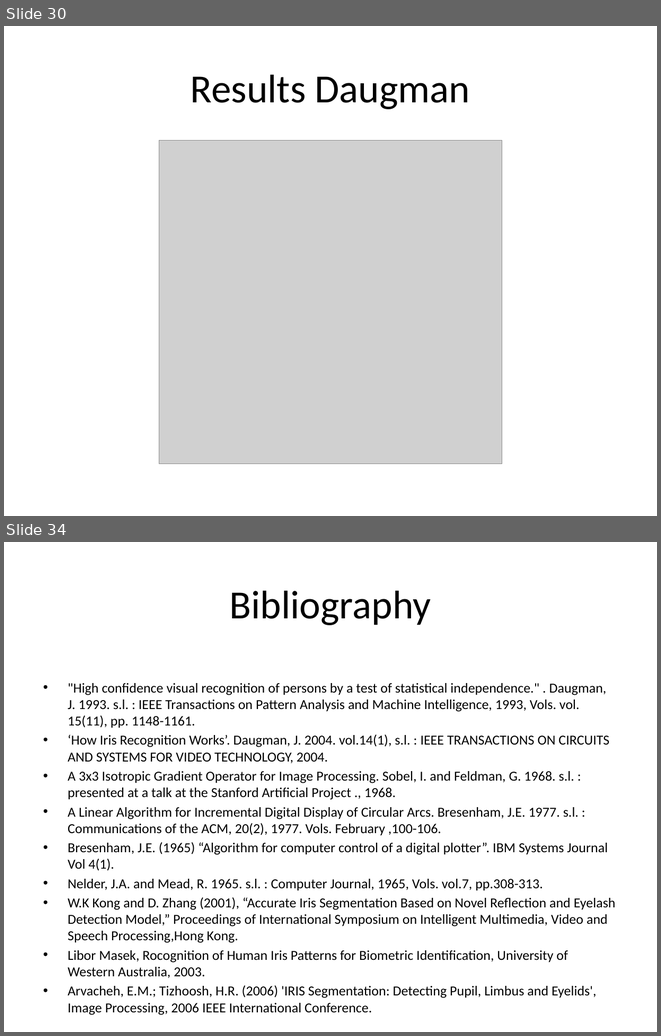
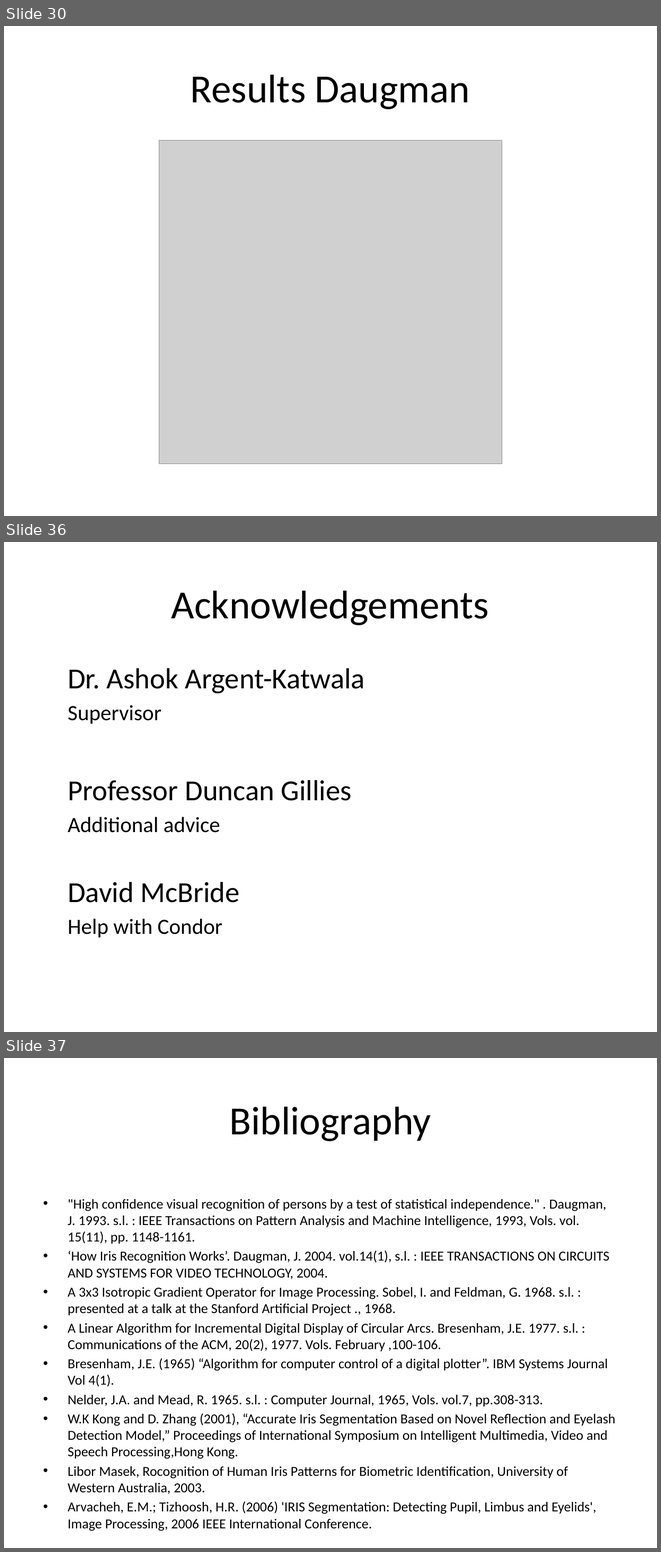
Before and after one commit to chetanadey77/irisrecognition09, a slide deck: Reports/Group_Presentation.pptx. Shown one above the other, each under a label of ours: slides 30 and 34 before the commit, slides 30, 36 and 37 after it; the slides between them are not shown. The pictures are 661x1036 and 661x1552 pixels, drawn with LibreOffice and Linux fonts; fonts in the diff are those of the drawing; grey boxes stand for pictures; background and template pictures are left out. Boxes give left, top, right and bottom in pixels: in the first picture for what was removed or moved away, otherwise in the second. Text is boxed around its words. In the diff, an @@ line names an element or a change of style, - is before the commit and + after.

```diff
--- a/Reports/Group_Presentation.pptx
+++ b/Reports/Group_Presentation.pptx
@@ slide 36 added at [4,542,657,1032], background picture (left out) @@
@@ title added at [171,590,489,625], 44 pt, text #000000 @@
+Acknowledgements
@@ text added at [68,668,365,937], 32 pt, text #000000 @@
+Dr. Ashok Argent-Katwala
+Supervisor
+Professor Duncan Gillies
+Additional advice
+David McBride
+Help with Condor
@@ what was slide 34 is now slide 37 @@
```
Also in this commit, not shown: 4 slides changed, 2 other slides added.
